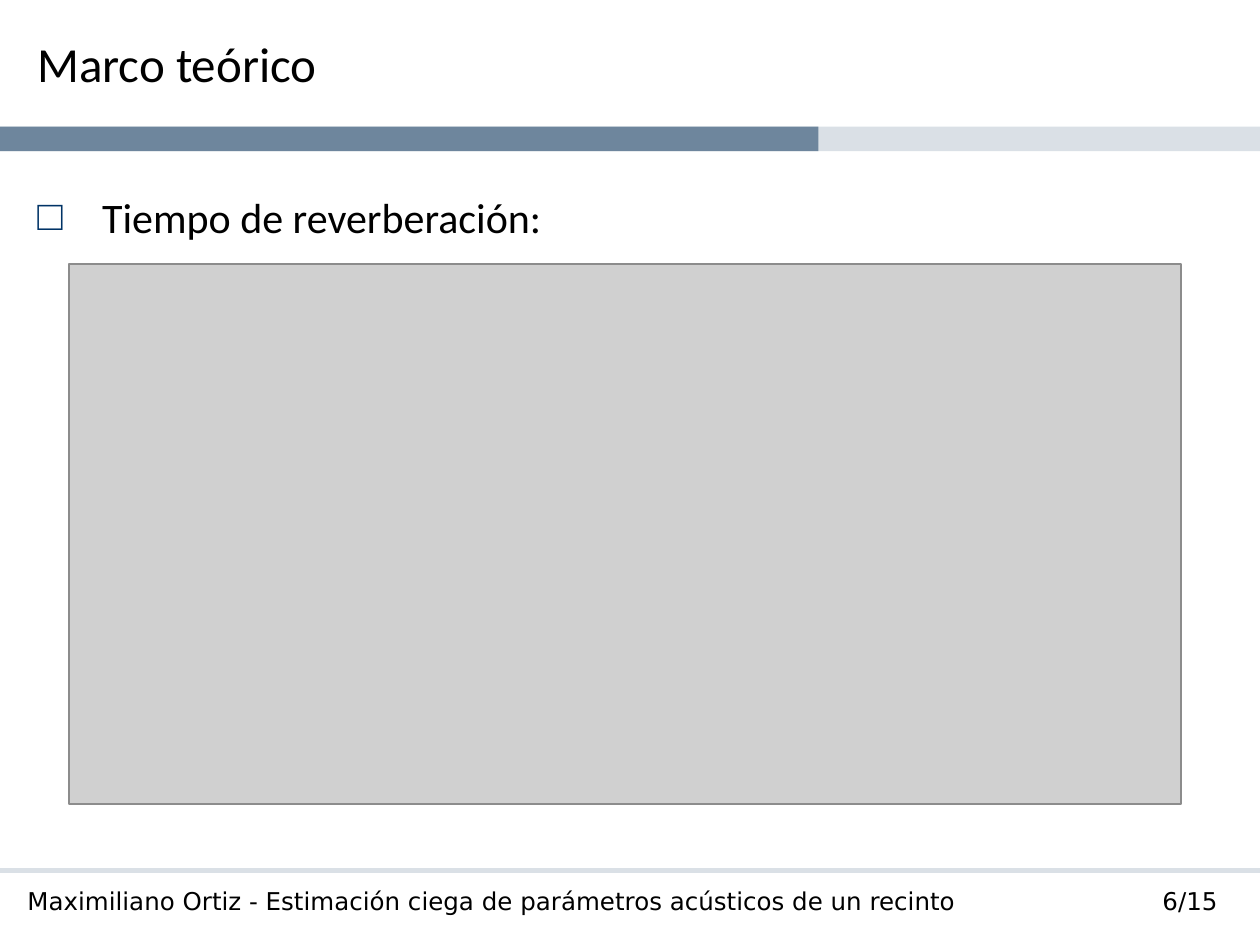
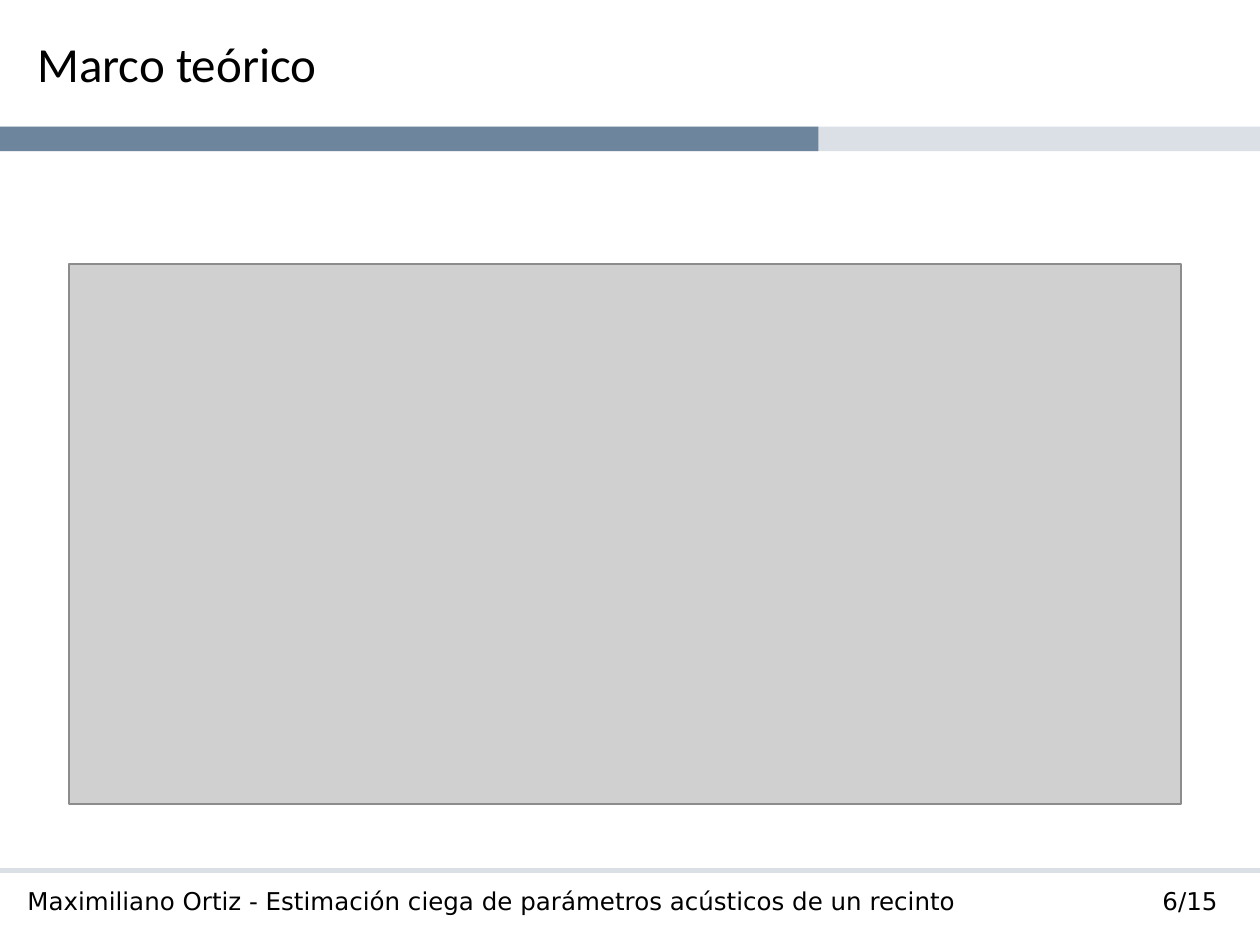
Before and after one commit to maxiaortiz22/thesis-report, a slide deck: slide 16 of Estimación ciega de parámetros acústicos de un recinto - Ortiz.pptx. Drawn at 1260x945 pixels with LibreOffice and Linux fonts; fonts in the diff are those of the drawing; grey boxes stand for pictures; background and template pictures are left out. Boxes give left, top, right and bottom in pixels: in the first picture for what was removed or moved away, otherwise in the second. Text is boxed around its words. In the diff, an @@ line names an element or a change of style, - is before the commit and + after.

```diff
--- a/Estimación ciega de parámetros acústicos de un recinto - Ortiz.pptx
+++ b/Estimación ciega de parámetros acústicos de un recinto - Ortiz.pptx
@@ text removed at [102, 203, 541, 240] @@
-□ Tiempo de reverberación:
```
Also in this commit, not shown: 6 other slides changed, 11 slides added.
